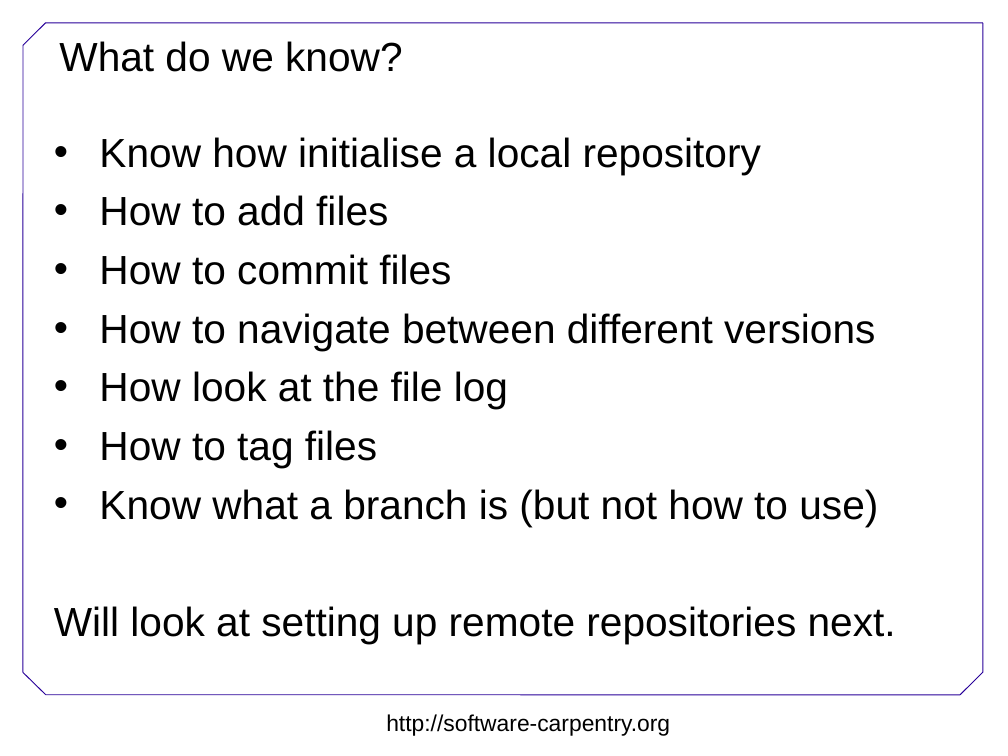
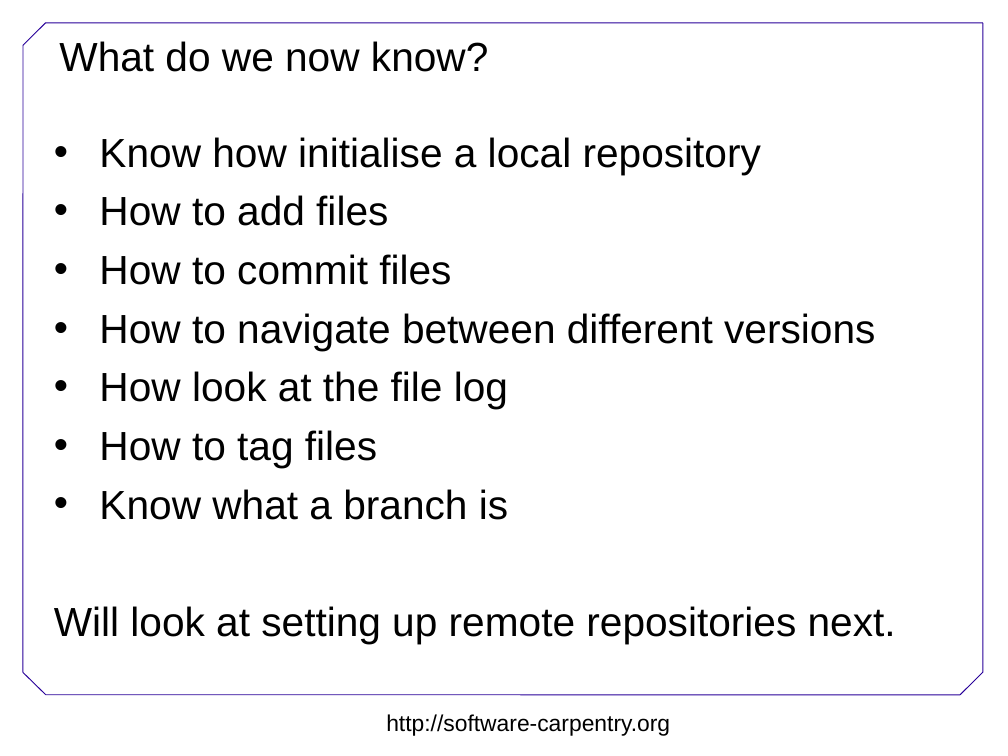
Before and after one commit to wking/swc-boot-camps, a slide deck: slide 13 of git/Version-control.ppt. Drawn at 1008x756 pixels with LibreOffice and Linux fonts; fonts in the diff are those of the drawing; background and template pictures are left out. Boxes give left, top, right and bottom in pixels: in the first picture for what was removed or moved away, otherwise in the second. Text is boxed around its words. In the diff, an @@ line names an element or a change of style, - is before the commit and + after.

```diff
--- a/git/Version-control.ppt
+++ b/git/Version-control.ppt
@@ title at <box>59,41,488,72</box>: text changed @@
-What do we know?
+What do we now know?
@@ text at <box>99,489,508,520</box>: text changed @@
-• Know what a branch is (but not how to use)
+• Know what a branch is
```
Also in this commit, not shown: 2 other slides changed.
